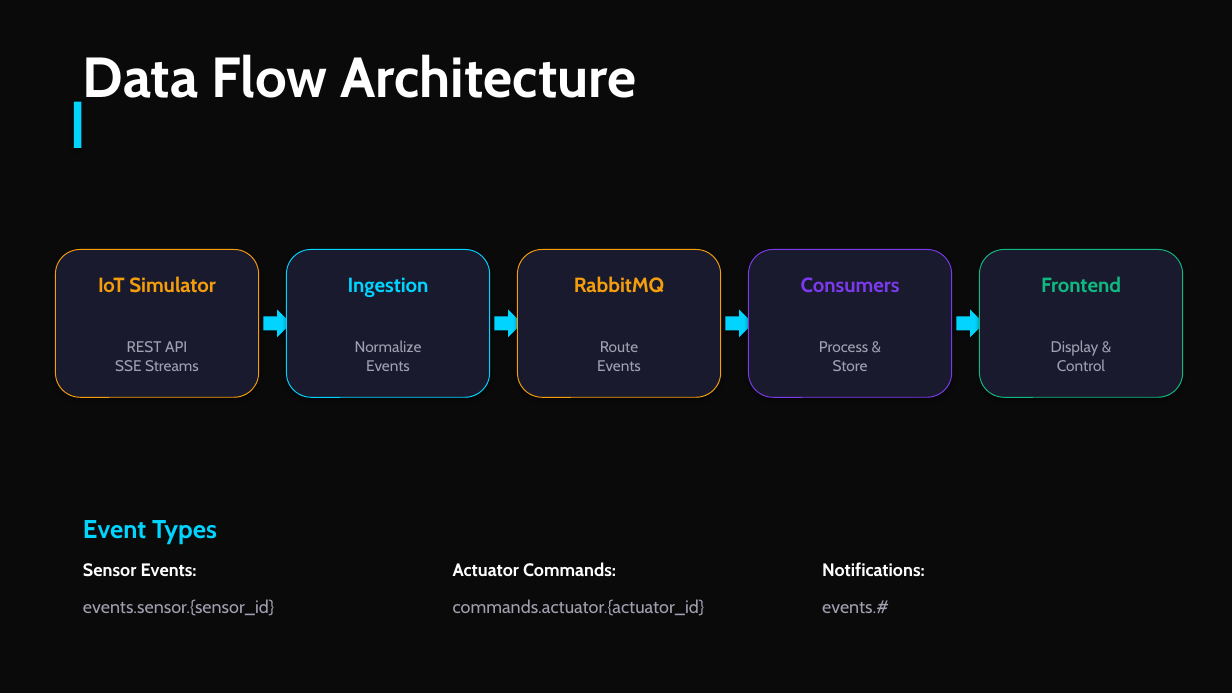
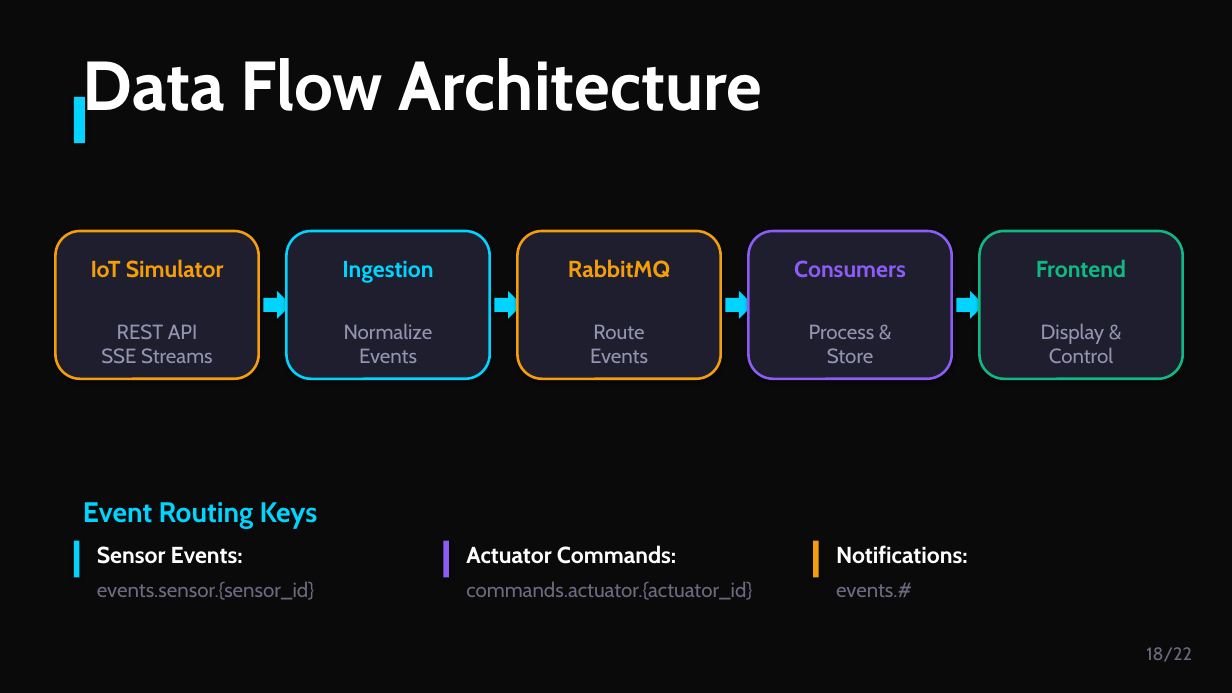
Before and after one commit to paolopagliarini/2063987_WestCompany, a slide deck: slide 18 of booklets/slides/Mars_Habitat_Presentation.pptx (slide 17 before the commit). Drawn at 1232x693 pixels with LibreOffice and Linux fonts; fonts in the diff are those of the drawing. Boxes give left, top, right and bottom in pixels: in the first picture for what was removed or moved away, otherwise in the second. Text is boxed around its words. In the diff, an @@ line names an element or a change of style, - is before the commit and + after.

```diff
--- a/booklets/slides/Mars_Habitat_Presentation.pptx
+++ b/booklets/slides/Mars_Habitat_Presentation.pptx
@@ text "Data Flow Architecture" at (x1=83, y1=58, x2=763, y2=126): size 44 to 54 pt @@
@@ rectangle resized from (x1=74, y1=102, x2=81, y2=148) to (x1=74, y1=97, x2=85, y2=143) @@
@@ rounded rectangle at (x1=55, y1=231, x2=259, y2=379): fill #1A1A2E to #1E1E2E; outline #F59E0B 0.75 pt to #F59E0B 2 pt @@
@@ rounded rectangle at (x1=287, y1=231, x2=490, y2=379): fill #1A1A2E to #1E1E2E; outline #00D4FF 0.75 pt to #00D4FF 2 pt @@
@@ rounded rectangle at (x1=518, y1=231, x2=721, y2=379): fill #1A1A2E to #1E1E2E; outline #F59E0B 0.75 pt to #F59E0B 2 pt @@
@@ rounded rectangle at (x1=749, y1=231, x2=952, y2=379): fill #1A1A2E to #1E1E2E; outline #7C3AED 0.75 pt to #8B5CF6 2 pt @@
@@ 10 texts, 5 rounded rectangles, 4 right arrows moved together from (x1=55, y1=250, x2=1183, y2=397) to (x1=55, y1=231, x2=1183, y2=379) @@
@@ rounded rectangle at (x1=980, y1=231, x2=1183, y2=379): fill #1A1A2E to #1E1E2E; outline #10B981 0.75 pt to #10B981 2 pt @@
@@ text "Consumers" at (x1=794, y1=260, x2=906, y2=278): size 16 to 18 pt, text colour #7C3AED to #8B5CF6 @@
@@ size 16 to 18 pt in 4 elements at (x1=91, y1=259, x2=224, y2=278), (x1=342, y1=261, x2=433, y2=283), (x1=568, y1=259, x2=670, y2=278), (x1=1036, y1=259, x2=1126, y2=277) @@
@@ size 12 to 16 pt, text colour #A0A0B0 to #9494B0 in 5 elements at (x1=101, y1=324, x2=213, y2=363), (x1=344, y1=323, x2=433, y2=363), (x1=590, y1=324, x2=648, y2=363), (x1=809, y1=324, x2=875, y2=363), (x1=1041, y1=323, x2=1113, y2=363) @@
@@ text at (x1=83, y1=502, x2=318, y2=528): text changed; size 20 to 22 pt @@
-Event Types
+Event Routing Keys
@@ text "Sensor Events:" moved from (x1=83, y1=563, x2=197, y2=577) to (x1=97, y1=546, x2=243, y2=564) @@
@@ size 14 to 18 pt in 3 elements at (x1=97, y1=546, x2=243, y2=564), (x1=836, y1=545, x2=968, y2=564), (x1=466, y1=545, x2=676, y2=564) @@
@@ text "Actuator Commands:" moved from (x1=453, y1=562, x2=616, y2=577) to (x1=466, y1=545, x2=676, y2=564) @@
@@ text "Notifications:" moved from (x1=822, y1=562, x2=925, y2=577) to (x1=836, y1=545, x2=968, y2=564) @@
@@ rectangle added at (x1=74, y1=541, x2=79, y2=578), fill #00D4FF @@
@@ rectangle added at (x1=444, y1=541, x2=449, y2=578), fill #8B5CF6 @@
@@ rectangle added at (x1=813, y1=541, x2=819, y2=578), fill #F59E0B @@
@@ text "events.sensor.{sensor_id}" moved from (x1=83, y1=599, x2=274, y2=616) to (x1=97, y1=581, x2=315, y2=600) @@
@@ size 14 to 16 pt, text colour #A0A0B0 to #6B6B80 in 3 elements at (x1=97, y1=581, x2=315, y2=600), (x1=836, y1=582, x2=912, y2=597), (x1=466, y1=581, x2=752, y2=600) @@
@@ text "commands.actuator.{actuator_id}" moved from (x1=453, y1=599, x2=705, y2=616) to (x1=466, y1=581, x2=752, y2=600) @@
@@ text "events.#" moved from (x1=822, y1=600, x2=889, y2=613) to (x1=836, y1=582, x2=912, y2=597) @@
@@ text added at (x1=1146, y1=647, x2=1192, y2=662), 14 pt, text #6B6B80 @@
+18/22
```
Also in this commit, not shown: 10 other slides changed, 11 slides added, 9 slides removed, 1 other file.
